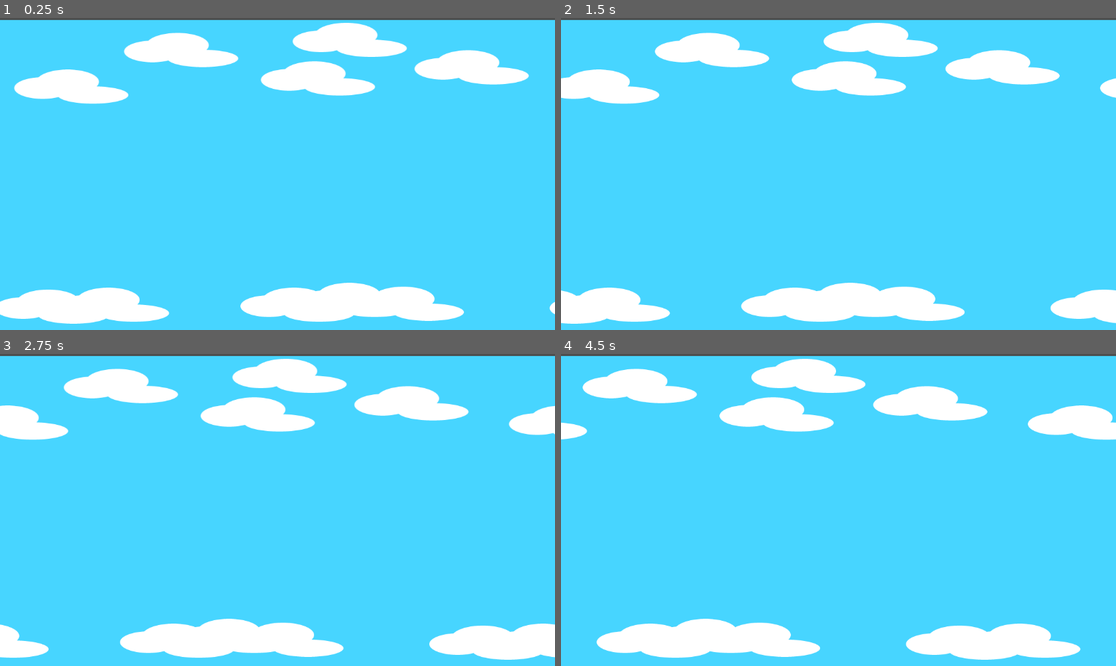
Above: before the commit, frames 1-4 (two rows, left to right).
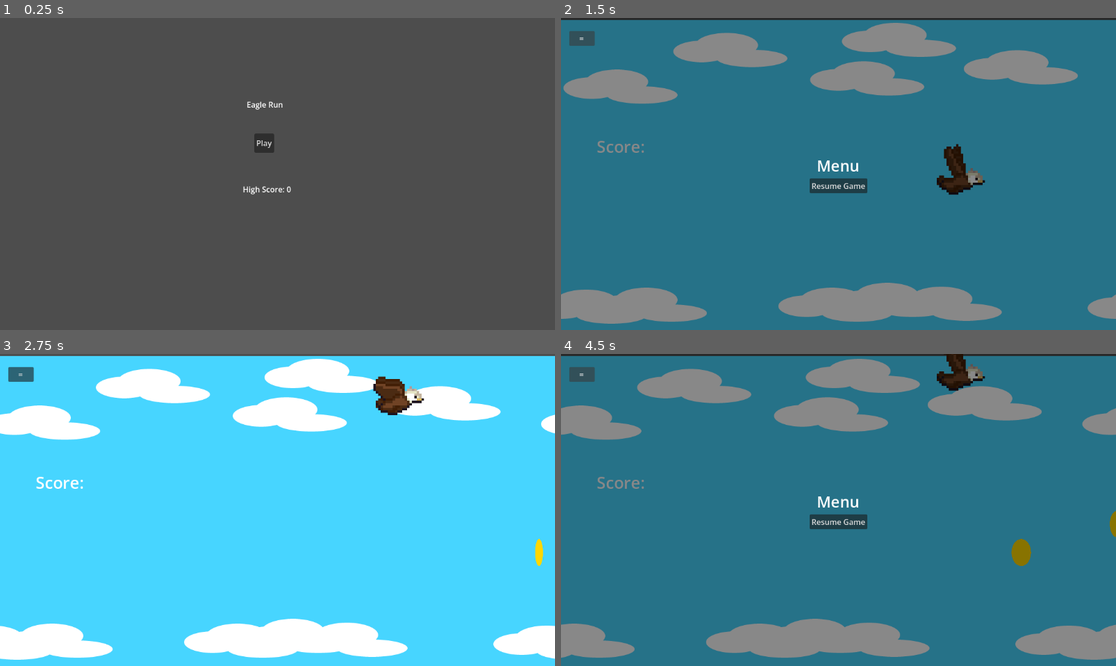
Above: after the commit, the same moments.

Repository: monofox9/eagle-run
Game: Godot game, scene res://scenes/title_screen.tscn
Same seed, same stepped clock (60 frames per second), same inputs: the game is played once before the commit and once after it. Before the commit the project starts from res://scenes/game_level.tscn.
Inputs (mouse positions are in pixels of both pictures, inside the frame that each line leads up to):
- Up to frame 1 (0.25 s): no input
- Up to frame 2 (1.5 s): click (827, 142) at 0.5 s, where only the run after the commit has a clickable "Play"; click (583, 39) at 1.25 s, where only the run after the commit has a clickable "="
- Up to frame 3 (2.75 s): click (277, 522) at 2 s, where only the run after the commit has a clickable "Resume Game"
- Up to frame 4 (4.5 s): click (583, 375) at 2.75 s, where only the run after the commit has a clickable "="; click (838, 522) at 3.5 s, where only the run after the commit has a clickable "Resume Game"; click (583, 375) at 4.25 s, where only the run after the commit has a clickable "="

The runs differ from the first frame. In frame 1, 99% of the frame differs, in the area x 0-100%, y 0-100%; in frame 2, 100%; in frame 3, 13%; in frame 4, 100%.

Commit message:
gameplay and stuff

Diff:
--- a/icon.svg
+++ /dev/null
@@ -1 +0,0 @@
-<svg xmlns="http://www.w3.org/2000/svg" width="128" height="128"><rect width="124" height="124" x="2" y="2" fill="#363d52" stroke="#212532" stroke-width="4" rx="14"/><g fill="#fff" transform="translate(12.322 12.322)scale(.101)"><path d="M105 673v33q407 354 814 0v-33z"/><path fill="#478cbf" d="m105 673 152 14q12 1 15 14l4 67 132 10 8-61q2-11 15-15h162q13 4 15 15l8 61 132-10 4-67q3-13 15-14l152-14V427q30-39 56-81-35-59-83-108-43 20-82 47-40-37-88-64 7-51 8-102-59-28-123-42-26 43-46 89-49-7-98 0-20-46-46-89-64 14-123 42 1 51 8 102-48 27-88 64-39-27-82-47-48 49-83 108 26 42 56 81zm0 33v39c0 276 813 276 814 0v-39l-134 12-5 69q-2 10-14 13l-162 11q-12 0-16-11l-10-65H446l-10 65q-4 11-16 11l-162-11q-12-3-14-13l-5-69z"/><path d="M483 600c0 34 58 34 58 0v-86c0-34-58-34-58 0z"/><circle cx="725" cy="526" r="90"/><circle cx="299" cy="526" r="90"/></g><g fill="#414042" transform="translate(12.322 12.322)scale(.101)"><circle cx="307" cy="532" r="60"/><circle cx="717" cy="532" r="60"/></g></svg>
--- a/project.godot
+++ b/project.godot
@@ -11,9 +11,21 @@
 [application]
 
 config/name="eagle-run"
-run/main_scene="uid://d07yp14onxomu"
+run/main_scene="uid://dydau503wdume"
 config/features=PackedStringArray("4.6", "Forward Plus")
-config/icon="res://icon.svg"
+
+[global_group]
+
+player=""
+super_coin=""
+
+[input]
+
+mouse_button={
+"deadzone": 0.2,
+"events": [Object(InputEventMouseButton,"resource_local_to_scene":false,"resource_name":"","device":-1,"window_id":0,"alt_pressed":false,"shift_pressed":false,"ctrl_pressed":false,"meta_pressed":false,"button_mask":1,"position":Vector2(507, 1),"global_position":Vector2(516, 49),"factor":1.0,"button_index":1,"canceled":false,"pressed":true,"double_click":false,"script":null)
+]
+}
 
 [physics]
 
@@ -21,4 +33,5 @@
 
 [rendering]
 
+textures/canvas_textures/default_texture_filter=0
 rendering_device/driver.windows="d3d12"
--- /dev/null
+++ b/scenes/coin.tscn
@@ -0,0 +1,90 @@
+[gd_scene format=3 uid="uid://451fs0o664v"]
+
+[ext_resource type="Script" uid="uid://becaa4freit58" path="res://scripts/coin.gd" id="1_i64fm"]
+[ext_resource type="Texture2D" uid="uid://db24germ6eqxv" path="res://assets/placeholders-DELETEME/placeholder-coin.png" id="1_rwqht"]
+
+[sub_resource type="AtlasTexture" id="AtlasTexture_i64fm"]
+atlas = ExtResource("1_rwqht")
+region = Rect2(0, 0, 256, 256)
+
+[sub_resource type="AtlasTexture" id="AtlasTexture_11l1o"]
+atlas = ExtResource("1_rwqht")
+region = Rect2(256, 0, 256, 256)
+
+[sub_resource type="AtlasTexture" id="AtlasTexture_d14el"]
+atlas = ExtResource("1_rwqht")
+region = Rect2(512, 0, 256, 256)
+
+[sub_resource type="AtlasTexture" id="AtlasTexture_1ikuy"]
+atlas = ExtResource("1_rwqht")
+region = Rect2(768, 0, 256, 256)
+
+[sub_resource type="AtlasTexture" id="AtlasTexture_wnlwo"]
+atlas = ExtResource("1_rwqht")
+region = Rect2(1024, 0, 256, 256)
+
+[sub_resource type="AtlasTexture" id="AtlasTexture_jig8b"]
+atlas = ExtResource("1_rwqht")
+region = Rect2(1280, 0, 256, 256)
+
+[sub_resource type="AtlasTexture" id="AtlasTexture_xmuha"]
+atlas = ExtResource("1_rwqht")
+region = Rect2(1536, 0, 256, 256)
+
+[sub_resource type="AtlasTexture" id="AtlasTexture_kfxoj"]
+atlas = ExtResource("1_rwqht")
+region = Rect2(1792, 0, 256, 256)
+
+[sub_resource type="SpriteFrames" id="SpriteFrames_jsmju"]
+animations = [{
+"frames": [{
+"duration": 1.0,
+"texture": SubResource("AtlasTexture_i64fm")
+}, {
+"duration": 1.0,
+"texture": SubResource("AtlasTexture_11l1o")
+}, {
+"duration": 1.0,
+"texture": SubResource("AtlasTexture_d14el")
+}, {
+"duration": 1.0,
+"texture": SubResource("AtlasTexture_1ikuy")
+}, {
+"duration": 1.0,
+"texture": SubResource("AtlasTexture_wnlwo")
+}, {
+"duration": 1.0,
+"texture": SubResource("AtlasTexture_jig8b")
+}, {
+"duration": 1.0,
+"texture": SubResource("AtlasTexture_xmuha")
+}, {
+"duration": 1.0,
+"texture": SubResource("AtlasTexture_kfxoj")
+}],
+"loop": true,
+"name": &"default",
+"speed": 7.0
+}]
+
+[sub_resource type="CircleShape2D" id="CircleShape2D_11l1o"]
+radius = 109.21567
+
+[node name="coin" type="Area2D" unique_id=1617912915]
+scale = Vector2(0.25, 0.25)
+script = ExtResource("1_i64fm")
+
+[node name="AnimatedSprite2D" type="AnimatedSprite2D" parent="." unique_id=1057221455]
+sprite_frames = SubResource("SpriteFrames_jsmju")
+autoplay = "default"
+frame_progress = 0.528194
+
+[node name="CollisionShape2D" type="CollisionShape2D" parent="." unique_id=450500028]
+scale = Vector2(1, 1.0000017)
+shape = SubResource("CircleShape2D_11l1o")
+debug_color = Color(0.6724924, 0.35451174, 0.9168899, 0.41960785)
+
+[node name="VisibleOnScreenNotifier2D" type="VisibleOnScreenNotifier2D" parent="." unique_id=1937701035]
+
+[connection signal="body_entered" from="." to="." method="_on_body_entered"]
+[connection signal="screen_exited" from="VisibleOnScreenNotifier2D" to="." method="_on_visible_on_screen_notifier_2d_screen_exited"]
--- a/scenes/game_level.tscn
+++ b/scenes/game_level.tscn
@@ -2,10 +2,17 @@
 
 [ext_resource type="Script" uid="uid://dt4tlj87ra67" path="res://scenes/parallax_2d.gd" id="1_6fv2f"]
 [ext_resource type="Texture2D" uid="uid://bvbik0nikvql4" path="res://assets/placeholders-DELETEME/clouds-1.png" id="1_h3dka"]
-[ext_resource type="Script" uid="uid://bwojikdp4204a" path="res://scenes/sky_near.gd" id="3_3tmo4"]
+[ext_resource type="Script" uid="uid://bwojikdp4204a" path="res://scripts/sky_near.gd" id="3_3tmo4"]
 [ext_resource type="Texture2D" uid="uid://dtaddusolx0y5" path="res://assets/placeholders-DELETEME/clouds-bottom-100px.png" id="4_3tmo4"]
+[ext_resource type="PackedScene" uid="uid://dll0bbidefnf6" path="res://scenes/player.tscn" id="5_hjd5e"]
+[ext_resource type="Script" uid="uid://bniudp4jlwk5c" path="res://scripts/coin_spawner.gd" id="7_1k01j"]
+[ext_resource type="Script" uid="uid://be4nanaebran1" path="res://scripts/score.gd" id="7_hfoqy"]
+[ext_resource type="Script" uid="uid://cbkk8x0jgqyla" path="res://scripts/instructions.gd" id="8_hfoqy"]
+[ext_resource type="Script" uid="uid://buktmt5oat7j6" path="res://scripts/coin_instructions.gd" id="9_bf4eo"]
+[ext_resource type="Script" uid="uid://co522udgdeidu" path="res://scripts/menu_btn.gd" id="10_aqf4n"]
+[ext_resource type="PackedScene" uid="uid://dkyvqoq2bbw4u" path="res://scenes/pause_menu.tscn" id="11_1rrsa"]
 
-[node name="game-level" type="Node2D" unique_id=1273591819]
+[node name="game-level" type="Node2D" unique_id=1273591819 groups=["player"]]
 
 [node name="sky-far" type="Parallax2D" parent="." unique_id=308305083]
 scroll_scale = Vector2(0.2, 1)
@@ -25,3 +32,62 @@
 [node name="Sprite2D" type="Sprite2D" parent="sky-near" unique_id=390959145]
 position = Vector2(580, 590)
 texture = ExtResource("4_3tmo4")
+
+[node name="CharacterBody2D" parent="." unique_id=163987120 groups=["player"] instance=ExtResource("5_hjd5e")]
+position = Vector2(825, 335)
+scale = Vector2(0.5, 0.5)
+
+[node name="coin-spawner" type="Node2D" parent="." unique_id=620118593]
+script = ExtResource("7_1k01j")
+super_coin_DC = 18
+
+[node name="Timer" type="Timer" parent="coin-spawner" unique_id=1692531209]
+autostart = true
+
+[node name="ui" type="Node2D" parent="." unique_id=1393671024]
+position = Vector2(74, 243)
+
+[node name="score" type="Label" parent="ui" unique_id=176189869]
+offset_right = 40.0
+offset_bottom = 23.0
+theme_override_font_sizes/font_size = 34
+text = "Score:"
+script = ExtResource("7_hfoqy")
+
+[node name="instructions" type="Label" parent="ui" unique_id=615210548]
+offset_left = -28.0
+offset_top = 113.0
+offset_right = 540.0
+offset_bottom = 168.0
+theme_override_colors/font_color = Color(1, 0.12941177, 0.14509805, 1)
+theme_override_font_sizes/font_size = 40
+text = "Left Click To Fly Up and Down"
+script = ExtResource("8_hfoqy")
+
+[node name="coin_instructions" type="Label" parent="ui" unique_id=67779427]
+visible = false
+offset_left = -21.0
+offset_top = 176.0
+offset_right = 547.0
+offset_bottom = 231.0
+theme_override_colors/font_color = Color(1, 0.12941177, 0.14509805, 1)
+theme_override_font_sizes/font_size = 40
+text = "Red coins are worth 5 points!"
+script = ExtResource("9_bf4eo")
+
+[node name="PauseMenu" type="CanvasLayer" parent="." unique_id=1716326339]
+
+[node name="GameMenu" parent="PauseMenu" unique_id=158152038 instance=ExtResource("11_1rrsa")]
+unique_name_in_owner = true
+visible = false
+
+[node name="MenuBtn" type="Button" parent="PauseMenu" unique_id=299807934]
+offset_left = 17.0
+offset_top = 27.0
+offset_right = 70.0
+offset_bottom = 58.0
+text = "="
+script = ExtResource("10_aqf4n")
+
+[connection signal="timeout" from="coin-spawner/Timer" to="coin-spawner" method="_on_timer_timeout"]
+[connection signal="pressed" from="PauseMenu/MenuBtn" to="PauseMenu/MenuBtn" method="_on_pressed"]
--- /dev/null
+++ b/scenes/pause_menu.tscn
@@ -0,0 +1,49 @@
+[gd_scene format=3 uid="uid://dkyvqoq2bbw4u"]
+
+[ext_resource type="Script" uid="uid://rv7lq45ck1an" path="res://scripts/resume_btn.gd" id="1_n87rw"]
+
+[node name="GameMenu" type="Control" unique_id=158152038]
+process_mode = 3
+layout_mode = 3
+anchors_preset = 15
+anchor_right = 1.0
+anchor_bottom = 1.0
+grow_horizontal = 2
+grow_vertical = 2
+
+[node name="ColorRect" type="ColorRect" parent="." unique_id=2136598001]
+layout_mode = 1
+anchors_preset = 15
+anchor_right = 1.0
+anchor_bottom = 1.0
+grow_horizontal = 2
+grow_vertical = 2
+color = Color(0, 0, 0, 0.46666667)
+
+[node name="GridContainer" type="GridContainer" parent="." unique_id=2045365828]
+layout_mode = 1
+anchors_preset = 8
+anchor_left = 0.5
+anchor_top = 0.5
+anchor_right = 0.5
+anchor_bottom = 0.5
+offset_left = -60.0
+offset_top = -40.0
+offset_right = 60.0
+offset_bottom = 40.0
+grow_horizontal = 2
+grow_vertical = 2
+
+[node name="Label" type="Label" parent="GridContainer" unique_id=1412052453]
+layout_mode = 2
+size_flags_horizontal = 4
+size_flags_vertical = 0
+theme_override_font_sizes/font_size = 32
+text = "Menu"
+
+[node name="ResumeBtn" type="Button" parent="GridContainer" unique_id=799679243]
+layout_mode = 2
+text = "Resume Game"
+script = ExtResource("1_n87rw")
+
+[connection signal="pressed" from="GridContainer/ResumeBtn" to="GridContainer/ResumeBtn" method="_on_pressed"]
--- /dev/null
+++ b/scenes/player.tscn
@@ -0,0 +1,55 @@
+[gd_scene format=3 uid="uid://dll0bbidefnf6"]
+
+[ext_resource type="Script" uid="uid://b6ba2fshe3mix" path="res://scripts/player.gd" id="1_g2els"]
+[ext_resource type="Texture2D" uid="uid://bkm7gsoj2hnrb" path="res://assets/placeholders-DELETEME/bird_2_eagle.png" id="2_g2els"]
+
+[sub_resource type="AtlasTexture" id="AtlasTexture_qhqgy"]
+atlas = ExtResource("2_g2els")
+region = Rect2(0, 96, 32, 32)
+
+[sub_resource type="AtlasTexture" id="AtlasTexture_dqkch"]
+atlas = ExtResource("2_g2els")
+region = Rect2(32, 96, 32, 32)
+
+[sub_resource type="AtlasTexture" id="AtlasTexture_qlg0r"]
+atlas = ExtResource("2_g2els")
+region = Rect2(64, 96, 32, 32)
+
+[sub_resource type="SpriteFrames" id="SpriteFrames_dqkch"]
+animations = [{
+"frames": [{
+"duration": 1.0,
+"texture": SubResource("AtlasTexture_qhqgy")
+}, {
+"duration": 1.0,
+"texture": SubResource("AtlasTexture_dqkch")
+}, {
+"duration": 1.0,
+"texture": SubResource("AtlasTexture_qlg0r")
+}],
+"loop": true,
+"name": &"default",
+"speed": 10.0
+}]
+
+[sub_resource type="CapsuleShape2D" id="CapsuleShape2D_g2els"]
+radius = 51.895714
+height = 224.27496
+
+[node name="player" type="CharacterBody2D" unique_id=163987120]
+script = ExtResource("1_g2els")
+
+[node name="AnimatedSprite2D" type="AnimatedSprite2D" parent="." unique_id=625007428]
+scale = Vector2(10, 10)
+sprite_frames = SubResource("SpriteFrames_dqkch")
+autoplay = "default"
+frame = 2
+frame_progress = 0.28370258
+
+[node name="CollisionShape2D" type="CollisionShape2D" parent="." unique_id=516584406]
+position = Vector2(14.999999, 17)
+rotation = 1.1860076
+shape = SubResource("CapsuleShape2D_g2els")
+debug_color = Color(0.72168946, 0.4070984, 0.6639946, 0.41960785)
+
+[connection signal="clicked" from="." to="." method="_on_clicked"]
--- /dev/null
+++ b/scenes/super_coin.tscn
@@ -0,0 +1,91 @@
+[gd_scene format=3 uid="uid://c1pxrv2jebkgb"]
+
+[ext_resource type="Script" uid="uid://becaa4freit58" path="res://scripts/coin.gd" id="1_n36p8"]
+[ext_resource type="Texture2D" uid="uid://b5csoug34ohyv" path="res://assets/placeholders-DELETEME/placeholder-coin-red.png" id="2_n36p8"]
+
+[sub_resource type="AtlasTexture" id="AtlasTexture_606qe"]
+atlas = ExtResource("2_n36p8")
+region = Rect2(0, 0, 256, 256)
+
+[sub_resource type="AtlasTexture" id="AtlasTexture_2e6y3"]
+atlas = ExtResource("2_n36p8")
+region = Rect2(256, 0, 256, 256)
+
+[sub_resource type="AtlasTexture" id="AtlasTexture_s2dmd"]
+atlas = ExtResource("2_n36p8")
+region = Rect2(512, 0, 256, 256)
+
+[sub_resource type="AtlasTexture" id="AtlasTexture_jd527"]
+atlas = ExtResource("2_n36p8")
+region = Rect2(768, 0, 256, 256)
+
+[sub_resource type="AtlasTexture" id="AtlasTexture_68pj0"]
+atlas = ExtResource("2_n36p8")
+region = Rect2(1024, 0, 256, 256)
+
+[sub_resource type="AtlasTexture" id="AtlasTexture_go377"]
+atlas = ExtResource("2_n36p8")
+region = Rect2(1280, 0, 256, 256)
+
+[sub_resource type="AtlasTexture" id="AtlasTexture_jnrvc"]
+atlas = ExtResource("2_n36p8")
+region = Rect2(1536, 0, 256, 256)
+
+[sub_resource type="AtlasTexture" id="AtlasTexture_kgsvl"]
+atlas = ExtResource("2_n36p8")
+region = Rect2(1792, 0, 256, 256)
+
+[sub_resource type="SpriteFrames" id="SpriteFrames_jsmju"]
+animations = [{
+"frames": [{
+"duration": 1.0,
+"texture": SubResource("AtlasTexture_606qe")
+}, {
+"duration": 1.0,
+"texture": SubResource("AtlasTexture_2e6y3")
+}, {
+"duration": 1.0,
+"texture": SubResource("AtlasTexture_s2dmd")
+}, {
+"duration": 1.0,
+"texture": SubResource("AtlasTexture_jd527")
+}, {
+"duration": 1.0,
+"texture": SubResource("AtlasTexture_68pj0")
+}, {
+"duration": 1.0,
+"texture": SubResource("AtlasTexture_go377")
+}, {
+"duration": 1.0,
+"texture": SubResource("AtlasTexture_jnrvc")
+}, {
+"duration": 1.0,
+"texture": SubResource("AtlasTexture_kgsvl")
+}],
+"loop": true,
+"name": &"default",
+"speed": 7.0
+}]
+
+[sub_resource type="CircleShape2D" id="CircleShape2D_11l1o"]
+radius = 109.21567
+
+[node name="super_coin" type="Area2D" unique_id=1617912915 groups=["super_coin"]]
+scale = Vector2(0.25, 0.25)
+script = ExtResource("1_n36p8")
+
+[node name="AnimatedSprite2D" type="AnimatedSprite2D" parent="." unique_id=1057221455 groups=["super_coin"]]
+sprite_frames = SubResource("SpriteFrames_jsmju")
+autoplay = "default"
+frame = 3
+frame_progress = 0.37386847
+
+[node name="CollisionShape2D" type="CollisionShape2D" parent="." unique_id=450500028]
+scale = Vector2(1, 1.0000017)
+shape = SubResource("CircleShape2D_11l1o")
+debug_color = Color(0.6724924, 0.35451174, 0.9168899, 0.41960785)
+
+[node name="VisibleOnScreenNotifier2D" type="VisibleOnScreenNotifier2D" parent="." unique_id=1937701035]
+
+[connection signal="body_entered" from="." to="." method="_on_body_entered"]
+[connection signal="screen_exited" from="VisibleOnScreenNotifier2D" to="." method="_on_visible_on_screen_notifier_2d_screen_exited"]
--- /dev/null
+++ b/scenes/title_screen.tscn
@@ -0,0 +1,37 @@
+[gd_scene format=3 uid="uid://dydau503wdume"]
+
+[ext_resource type="Script" uid="uid://cyiktxxo6j6ea" path="res://scripts/title_screen.gd" id="1_fgkus"]
+
+[node name="Control" type="Control" unique_id=42014889]
+layout_mode = 3
+anchors_preset = 0
+offset_right = 40.0
+offset_bottom = 40.0
+script = ExtResource("1_fgkus")
+
+[node name="Title" type="Label" parent="." unique_id=1667726772]
+layout_mode = 0
+offset_left = 512.0
+offset_top = 168.0
+offset_right = 588.0
+offset_bottom = 191.0
+size_flags_horizontal = 4
+text = "Eagle Run"
+
+[node name="PlayBtn" type="Button" parent="." unique_id=443767172]
+layout_mode = 0
+offset_left = 528.0
+offset_top = 240.0
+offset_right = 569.0
+offset_bottom = 280.0
+text = "Play"
+
+[node name="HighScore" type="Label" parent="." unique_id=1538986982]
+layout_mode = 0
+offset_left = 504.0
+offset_top = 344.0
+offset_right = 609.0
+offset_bottom = 367.0
+text = "High Score: 0 "
+
+[connection signal="pressed" from="PlayBtn" to="." method="_on_play_button_pressed"]
--- /dev/null
+++ b/scripts/coin.gd
@@ -0,0 +1,26 @@
+extends Area2D
+
+signal on_pickup(points, isSuperCoin)
+
+@export var speed: float = 200.0
+
+var isSuperCoin
+var points = 0
+
+func _ready():
+	if is_in_group("super_coin"):
+		points = 5
+		isSuperCoin = true
+	else:
+		points = 1
+
+func _physics_process(delta):
+	position.x -= speed * delta
+
+func _on_body_entered(body: Node2D) -> void:
+	if body.is_in_group("player"):
+		emit_signal("on_pickup", points, isSuperCoin)
+		queue_free()
+
+func _on_visible_on_screen_notifier_2d_screen_exited() -> void:
+	queue_free()
--- /dev/null
+++ b/scripts/coin_instructions.gd
@@ -0,0 +1,24 @@
+extends Label
+
+
+@onready var coin_spawner: Node2D = $"../../coin-spawner"
+
+# Called when the node enters the scene tree for the first time.
+func _ready() -> void:
+	coin_spawner.super_coin_spawned.connect(_on_supercoin_spawn)
+	visible = false
+
+var already_displayed = false
+
+# Called every frame. 'delta' is the elapsed time since the previous frame.
+func _process(delta: float) -> void:
+	pass
+
+func _on_supercoin_spawn():
+	if already_displayed == false:
+		visible = true
+
+func _on_coin_picked_up(points,isSuperCoin):
+	if isSuperCoin == true:
+		already_displayed = true
+		visible = false
--- /dev/null
+++ b/scripts/coin_spawner.gd
@@ -0,0 +1,47 @@
+# CoinSpawner.gd
+extends Node2D
+
+#using DND style DC roll to determine coin type
+@export var super_coin_DC = 15
+
+@export var coin_scene: PackedScene
+@export var min_y: float = 100.0
+@export var max_y: float = 500.0
+
+
+signal super_coin_spawned
+
+const COIN = preload("uid://451fs0o664v")
+const SUPERCOIN = preload("uid://c1pxrv2jebkgb")
+
+@onready var score: Label = $"../ui/score"
+@onready var coin_instructions: Label = $"../ui/coin_instructions"
+
+
+
+
+
+func _ready():
+	randomize()
+
+
+func _on_timer_timeout():
+
+	var roll = randi_range(1,20)
+	print(roll)
+	var coin
+
+
+	if roll < super_coin_DC:
+		coin = COIN.instantiate()
+	else:
+		coin = SUPERCOIN.instantiate()
+		super_coin_spawned.emit()
+
+	var screen_width = get_viewport_rect().size.x
+	var y = randf_range(min_y, max_y)
+
+	coin.position = Vector2(screen_width + 50, y)
+	get_tree().current_scene.add_child(coin)
+	coin.on_pickup.connect(score._on_coin_picked_up)
+	coin.on_pickup.connect(coin_instructions._on_coin_picked_up)
--- /dev/null
+++ b/scripts/instructions.gd
@@ -0,0 +1,15 @@
+extends Label
+
+
+# Called when the node enters the scene tree for the first time.
+func _ready() -> void:
+	pass # Replace with function body.
+
+
+# Called every frame. 'delta' is the elapsed time since the previous frame.
+func _process(delta: float) -> void:
+	pass
+
+func _input(event: InputEvent) -> void:
+	if event is InputEventMouseButton and event.pressed:
+		visible = false
--- /dev/null
+++ b/scripts/menu_btn.gd
@@ -0,0 +1,21 @@
+extends Button
+
+@onready var pause_menu: Control = %GameMenu
+
+
+
+
+# Called when the node enters the scene tree for the first time.
+func _ready() -> void:
+	pass # Replace with function body.
+
+
+# Called every frame. 'delta' is the elapsed time since the previous frame.
+func _process(delta: float) -> void:
+	pass
+
+
+
+func _on_pressed() -> void:
+	pause_menu.visible = true
+	get_tree().paused = true
--- /dev/null
+++ b/scripts/player.gd
@@ -0,0 +1,41 @@
+extends CharacterBody2D
+
+signal clicked # @maynotuse
+
+@export var speed: float = 400.0
+@export var acceleration: float = 8.0
+@export var stop_threshold: float = 4.0
+
+var target_y: float
+
+func _ready():
+	target_y = global_position.y
+
+func _input(event):
+	if event is InputEventMouseButton and event.pressed:
+		#Emit signal @maynotuse
+		emit_signal("clicked")
+
+		target_y = get_global_mouse_position().y
+
+		# Clamp target so player never tries to go off screen
+		var screen_height = get_viewport_rect().size.y
+		target_y = clamp(target_y, 0.0, screen_height)
+
+func _physics_process(delta):
+	var distance = target_y - global_position.y
+	var direction = 0.0
+
+	if abs(distance) > stop_threshold:
+		direction = sign(distance)
+	else:
+		direction = 0.0
+
+	# Smooth acceleration/deceleration
+	var target_velocity_y = direction * speed
+	velocity.y = lerp(velocity.y, target_velocity_y, acceleration * delta)
+
+	# Lock horizontal movement
+	velocity.x = 0.0
+
+	move_and_slide()
--- /dev/null
+++ b/scripts/resume_btn.gd
@@ -0,0 +1,20 @@
+extends Button
+
+@onready var game_menu: Control = $"../.."
+
+# Called when the node enters the scene tree for the first time.
+func _ready() -> void:
+	pass # Replace with function body.
+
+
+# Called every frame. 'delta' is the elapsed time since the previous frame.
+func _process(delta: float) -> void:
+	pass
+
+
+
+
+func _on_pressed() -> void:
+
+	game_menu.visible = false
+	get_tree().paused = false
--- /dev/null
+++ b/scripts/score.gd
@@ -0,0 +1,10 @@
+extends Label
+
+var score: int = 0
+
+func _ready():
+	pass
+
+func _on_coin_picked_up(points,isSuperCoin):
+	score += points
+	text = "Score: " + str(score)
--- /dev/null
+++ b/scripts/title_screen.gd
@@ -0,0 +1,10 @@
+extends Control
+
+@onready var high_score: Label = $HighScore
+
+
+func _ready() -> void:
+	high_score.text
+
+func _on_play_button_pressed():
+	get_tree().change_scene_to_file("res://scenes/game_level.tscn")
Binary file added: assets/placeholders-DELETEME/bird_2_eagle.png
Not shown, added: assets/placeholders-DELETEME/bird_2_eagle.png.import
Binary file added: assets/placeholders-DELETEME/placeholder-coin-red.png
Not shown, added: assets/placeholders-DELETEME/placeholder-coin-red.png.import
Binary file added: assets/placeholders-DELETEME/placeholder-coin.png
Not shown, added: assets/placeholders-DELETEME/placeholder-coin.png.import
Binary file added: assets/placeholders-DELETEME/placeholder-eagle.png
Not shown, changed: assets/placeholders-DELETEME/placeholder-eagle.png.import
Not shown, added: scripts/coin.gd.uid
Not shown, added: scripts/coin_instructions.gd.uid
Not shown, added: scripts/coin_spawner.gd.uid
Not shown, added: scripts/instructions.gd.uid
(and 8 more such lines)
